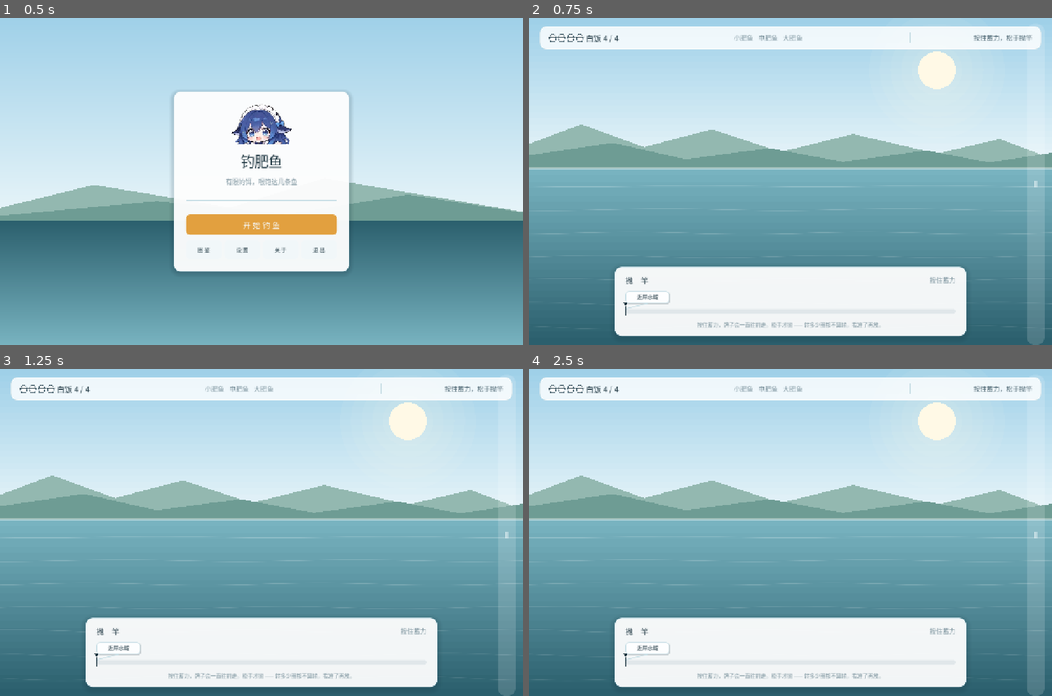
Above: before the commit, frames 1-4 (two rows, left to right).
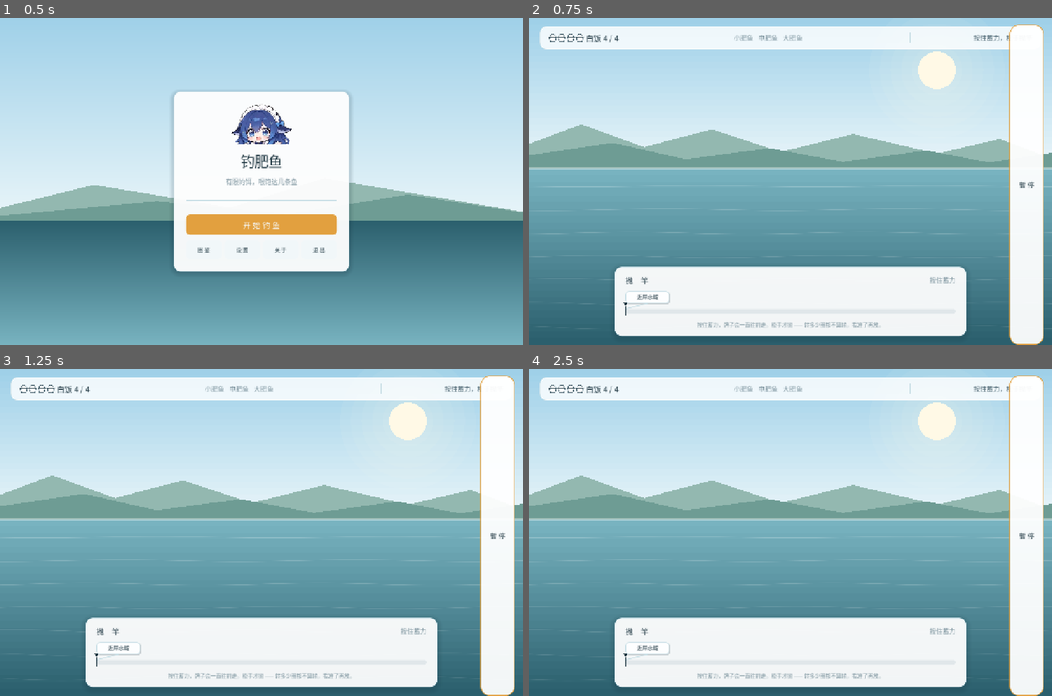
Above: after the commit, the same moments.

Repository: yes-a-hit/Fishing-the-fat-fish
Game: Godot game, scene res://menu.tscn
Two runs of this game, one before a commit and one after it. Both use one fixed random seed, a clock stepped at 60 frames per second and the inputs below.
Inputs:
- Up to frame 1 (0.5 s): no input
- Up to frame 2 (0.75 s): click "开 始 钓 鱼" at 0.5 s
- Up to frame 3 (1.25 s): no input
- Up to frame 4 (2.5 s): click "Ⅱ" (after the commit: "暂 停") at 1.25 s; click "继 续" at 2 s

Frame 1 is identical in both runs. In frame 2, 6.1% of the frame differs, in the area x 91-99%, y 2-100%; in frame 3, 6.1%; in frame 4, 6.1%.

Commit message:
暂停键改成醒目的实底胶囊，右手拇指够得到

Diff:
--- a/scripts/ui/game_root.gd
+++ b/scripts/ui/game_root.gd
@@ -193,11 +193,14 @@
 
 
 ## 右上角那颗「暂停」。锚在右上角，永远压在 HUD 之上、结算层之下。
+##
+## 做得醒目是刻意的：半透明幽灵按钮压在湖面上，玩家根本看不见第二局，
+## 手机端更是连点都点不到。所以给它实底、给它边框、给它足够的点击面积。
 func _build_pause_button() -> void:
 	var layer := MarginContainer.new()
 	layer.set_anchors_and_offsets_preset(Control.PRESET_FULL_RECT)
-	layer.add_theme_constant_override("margin_right", 18)
-	layer.add_theme_constant_override("margin_top", 14)
+	layer.add_theme_constant_override("margin_right", 20)
+	layer.add_theme_constant_override("margin_top", 16)
 	layer.mouse_filter = Control.MOUSE_FILTER_IGNORE
 	add_child(layer)
 
@@ -207,30 +210,32 @@
 	layer.add_child(row)
 
 	var btn := Button.new()
-	btn.text = "Ⅱ"
+	btn.text = "暂 停"
 	btn.tooltip_text = "暂停（Esc）"
-	btn.custom_minimum_size = Vector2(44, 40)
-	btn.add_theme_font_size_override("font_size", Palette.F_H3)
+	btn.custom_minimum_size = Vector2(84, 44)
+	btn.add_theme_font_size_override("font_size", Palette.F_BODY)
 	btn.focus_mode = Control.FOCUS_NONE
-	_paint_ghost_button(btn)
+	_paint_pause_button(btn)
 	btn.pressed.connect(_toggle_pause)
 	row.add_child(btn)
 
 
-## 半透明胶囊按钮，压在湖面上不抢戏。
-func _paint_ghost_button(btn: Button) -> void:
-	for state in ["normal", "hover", "pressed"]:
-		var bg := Color(1, 1, 1, 0.16)
-		if state == "hover":
-			bg = Color(1, 1, 1, 0.28)
-		elif state == "pressed":
-			bg = Color(1, 1, 1, 0.10)
-		var sb := UIKit.flat(bg, btn.custom_minimum_size.y * 0.5)
-		sb.set_content_margin_all(6)
+## 实底胶囊：白底 + 深蓝字 + 一圈描边，任何时候都能一眼看到。
+func _paint_pause_button(btn: Button) -> void:
+	var states := {
+		"normal": Color(1, 1, 1, 0.94),
+		"hover": Color(1, 1, 1, 1.0),
+		"pressed": Color(0.86, 0.90, 0.94, 0.98),
+	}
+	for state in states.keys():
+		var sb := UIKit.flat(states[state], btn.custom_minimum_size.y * 0.5)
+		sb.set_content_margin_all(8)
+		sb.set_border_width_all(2)
+		sb.border_color = Palette.ACCENT
 		btn.add_theme_stylebox_override(state, sb)
-	btn.add_theme_color_override("font_color", Palette.ON_DARK)
-	btn.add_theme_color_override("font_hover_color", Palette.ON_DARK)
-	btn.add_theme_color_override("font_pressed_color", Palette.ON_DARK)
+	btn.add_theme_color_override("font_color", Palette.INK)
+	btn.add_theme_color_override("font_hover_color", Palette.INK)
+	btn.add_theme_color_override("font_pressed_color", Palette.INK)
 
 
 ## 豆包图卡。整块浮在屏幕右侧偏上，不拦鼠标，不吃输入。
--- a/tests/selftest.gd
+++ b/tests/selftest.gd
@@ -998,7 +998,7 @@
 		return
 
 	_ok("开局没在暂停", g._paused_layer == null and not get_root().get_tree().paused)
-	_ok("右上角有暂停键", _collect_button_text(g).has("Ⅱ"))
+	_ok("右上角有暂停键", _collect_button_text(g).has("暂 停"))
 
 	# 记一个会变的量：暂停期间它必须一动不动
 	g._session.charge = 0.37
Not shown, changed: README.md
Not shown, removed: docs/download/钓肥鱼-v1.1.0-windows-x64.zip
Not shown, removed: docs/download/钓肥鱼-v1.1.0.apk
Not shown, added: docs/download/钓肥鱼-v1.1.1-windows-x64.zip
Not shown, added: docs/download/钓肥鱼-v1.1.1.apk
Not shown, changed: docs/index.html
Not shown, changed: docs/index.pck
